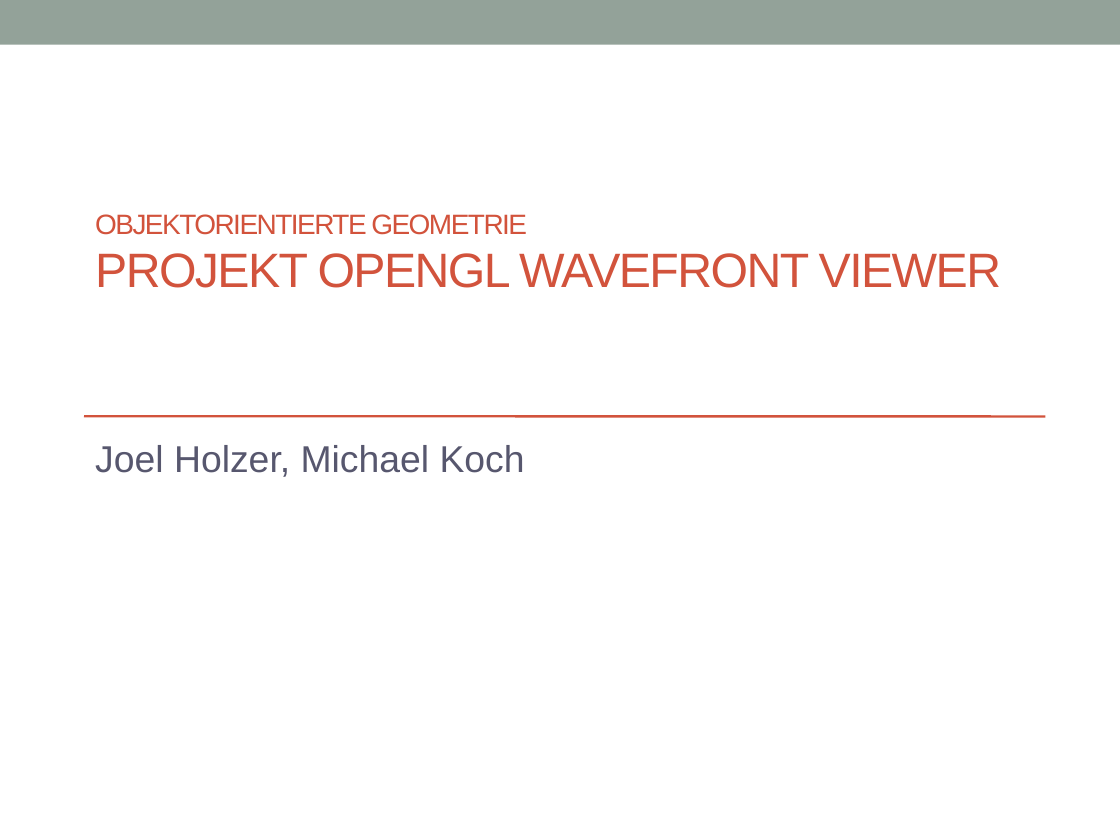
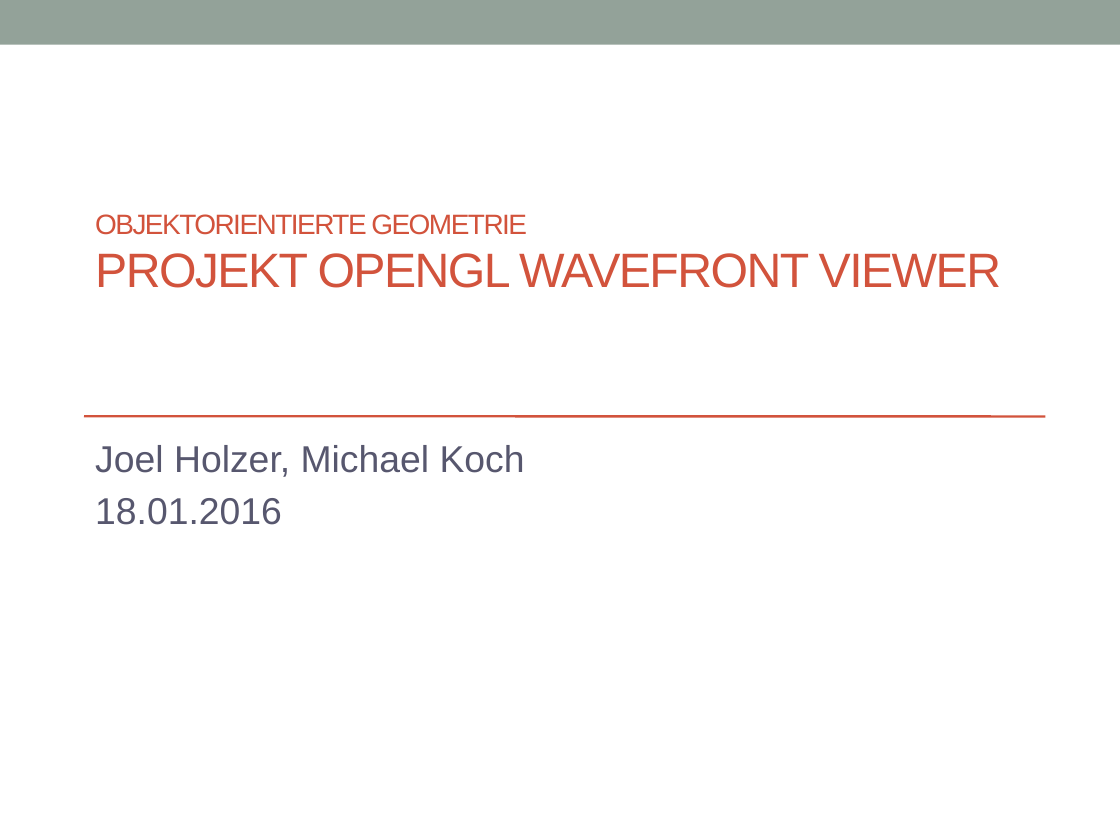
Before and after one commit to joe1990/OpenGl3DModelViewer, a slide deck: slide 1 of präsi-projekt-obj-geom.pptx. Drawn at 1120x840 pixels with LibreOffice and Linux fonts; fonts in the diff are those of the drawing. Boxes give left, top, right and bottom in pixels: in the first picture for what was removed or moved away, otherwise in the second. Text is boxed around its words. In the diff, an @@ line names an element or a change of style, - is before the commit and + after.

Commit message:
Some changes in presentation

```diff
--- a/präsi-projekt-obj-geom.pptx
+++ b/präsi-projekt-obj-geom.pptx
@@ subtitle at (x1=95, y1=498, x2=282, y2=525): paragraph added @@
+18.01.2016
```
